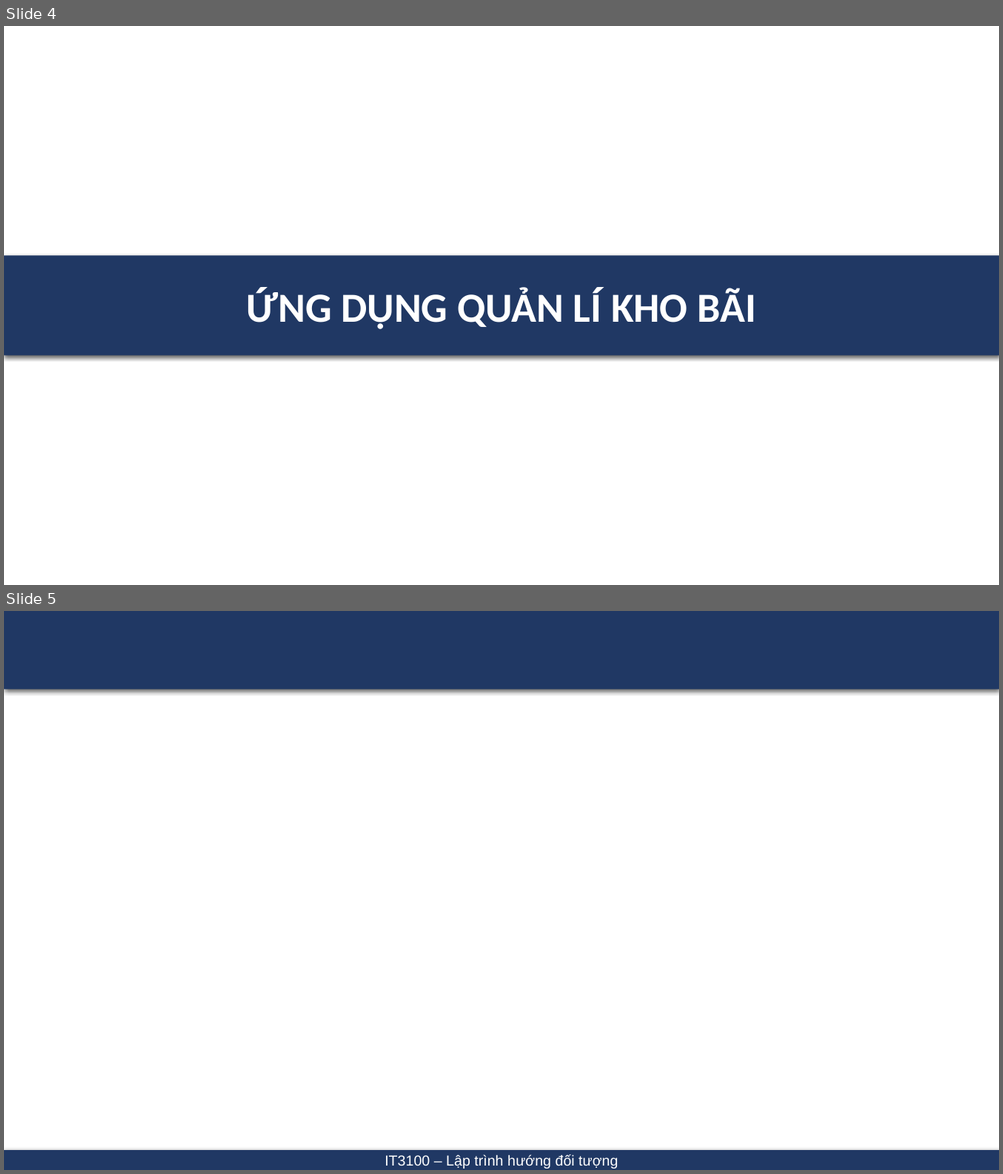
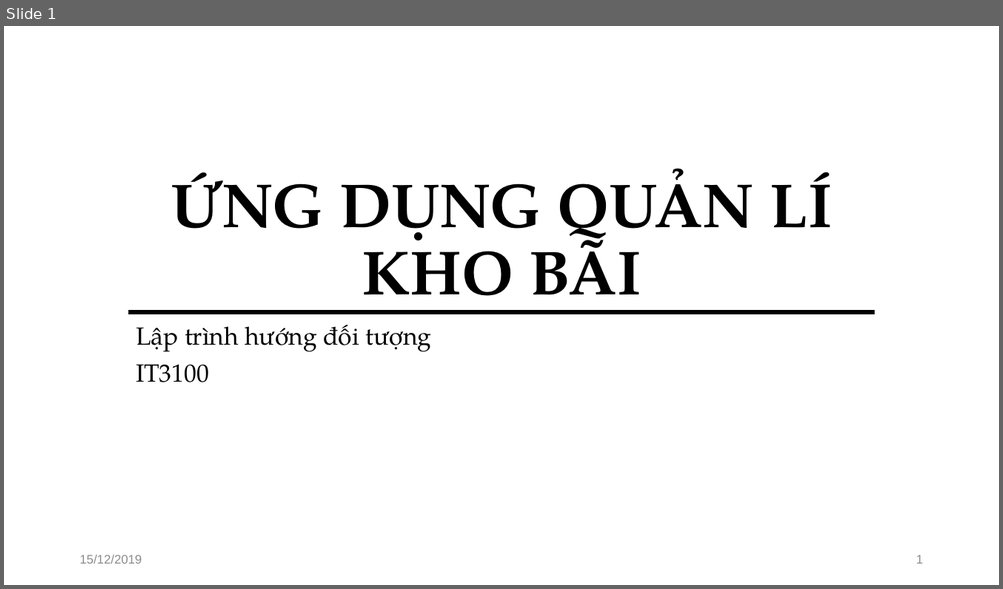
Before and after one commit to cvhoangpt/20191_OOP, a slide deck: eclipse_code/Quanlikhobai/doc/Slide BTL nhom 13.pptx. Shown one above the other, each under a label of ours: slides 4 and 5 before the commit, slide 1 after it. The pictures are 1003x1174 and 1003x589 pixels, drawn with LibreOffice and Linux fonts; fonts in the diff are those of the drawing. Boxes give left, top, right and bottom in pixels: in the first picture for what was removed or moved away, otherwise in the second. Text is boxed around its words. In the diff, an @@ line names an element or a change of style, - is before the commit and + after.

```diff
--- a/eclipse_code/Quanlikhobai/doc/Slide BTL nhom 13.pptx
+++ b/eclipse_code/Quanlikhobai/doc/Slide BTL nhom 13.pptx
@@ slide 5 removed at [4, 611, 999, 1170], background #FFFFFF @@
@@ rectangle removed at [4, 611, 999, 689] @@
@@ rectangle removed at [4, 1150, 999, 1170] @@
-IT3100 – Lập trình hướng đối tượng
@@ what was slide 4 is now slide 1 @@
@@ slide 1 changed as well @@
@@ title "ỨNG DỤNG QUẢN LÍ KHO ...": place and size @@
-title "ỨNG DỤNG QUẢN LÍ KHO ..." at [4, 256, 999, 356]
+title "ỨNG DỤNG QUẢN LÍ KHO ..." at [170, 168, 832, 315]
@@ title "ỨNG DỤNG QUẢN LÍ KHO ..." at [170, 168, 832, 315]: size 40 to 60 pt, font Calibri to TeX Gyre Pagella, text colour #FFFFFF to #000000; line spacing 1 to 0.9; vertical alignment middle to bottom; fill #203864 to none; shadow off @@
@@ line added from (128, 312) to (875, 312), #000000 4.5 pt @@
@@ subtitle added at [136, 325, 431, 383], 24 pt, text #000000 @@
+Lập trình hướng đối tượng
+IT3100
@@ text added at [79, 555, 142, 564], 12 pt, text #8C8C8C @@
+15/12/2019
@@ page number added at [916, 555, 922, 564], 12 pt, text #8C8C8C @@
+1
```
Also in this commit, not shown: 1 other slide changed, 9 slides added, 2 other slides removed, 1 other file.
